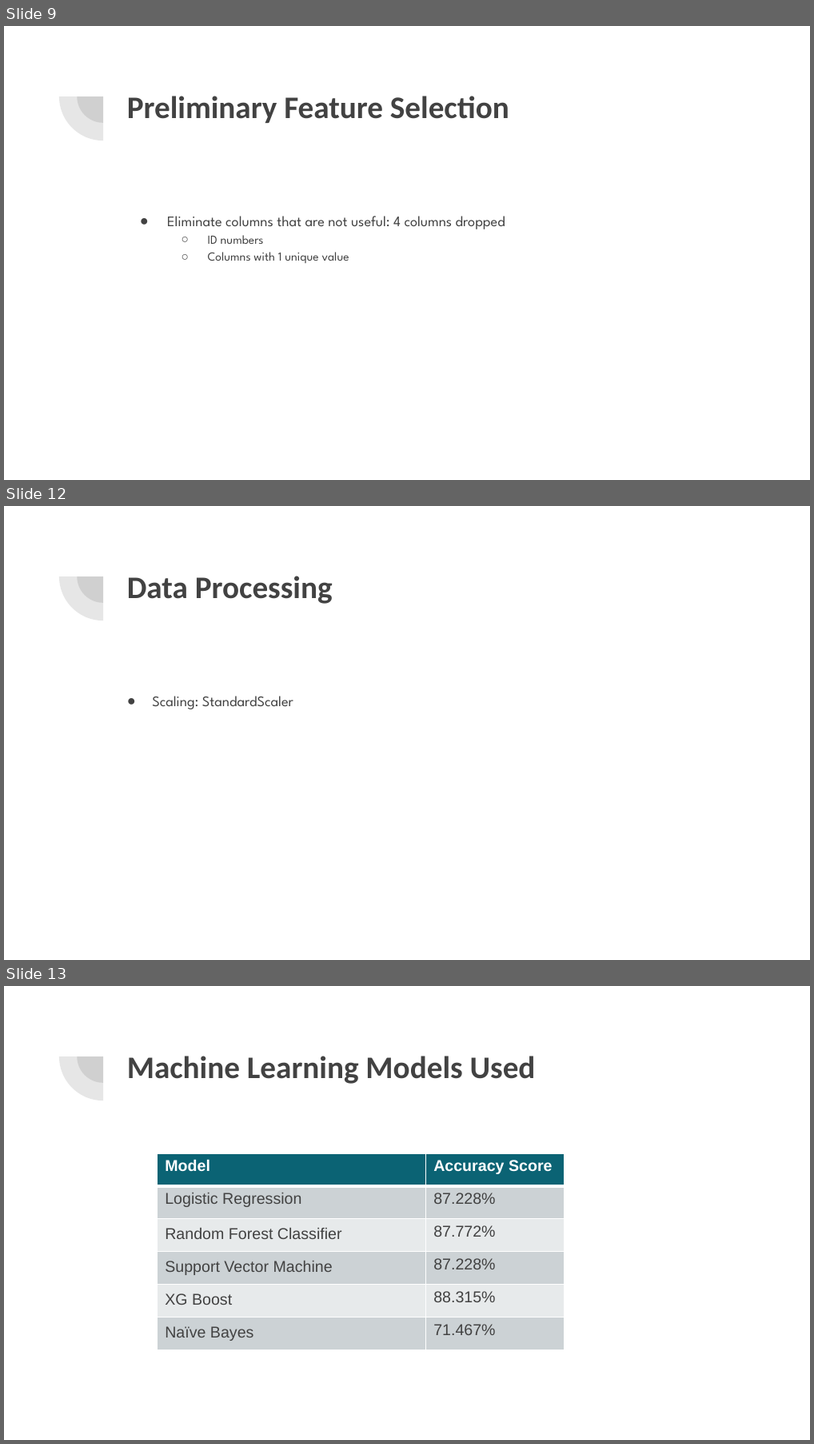
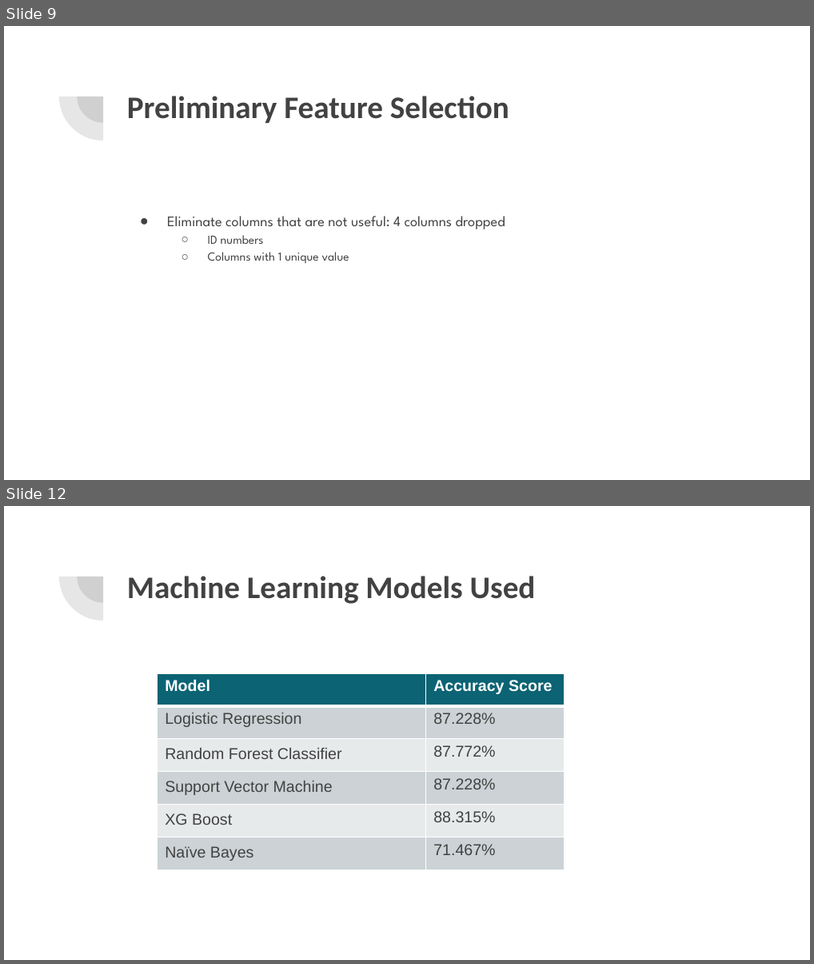
Before and after one commit to lykkelig/Group6_Final_Project, a slide deck: Presentation/Final Project Presentation.pptx. Shown one above the other, each under a label of ours: slides 9, 12 and 13 before the commit, slides 9 and 12 after it; the slides between them are not shown. The pictures are 814x1444 and 814x964 pixels, drawn with LibreOffice and Linux fonts; fonts in the diff are those of the drawing. Boxes give left, top, right and bottom in pixels: in the first picture for what was removed or moved away, otherwise in the second. Text is boxed around its words. In the diff, an @@ line names an element or a change of style, - is before the commit and + after.

```diff
--- a/Presentation/Final Project Presentation.pptx
+++ b/Presentation/Final Project Presentation.pptx
@@ slide 12 removed at <box>4,506,810,960</box>, background #FFFFFF; not listed: 2 template elements that a slide beside it also shows @@
@@ title removed at <box>127,576,333,604</box> @@
-Data Processing
@@ text removed at <box>152,696,294,709</box> @@
-● Scaling: StandardScaler
@@ what was slide 13 is now slide 12 @@
```
Also in this commit, not shown: 5 slides changed, 1 other slide removed, 1 other file.
